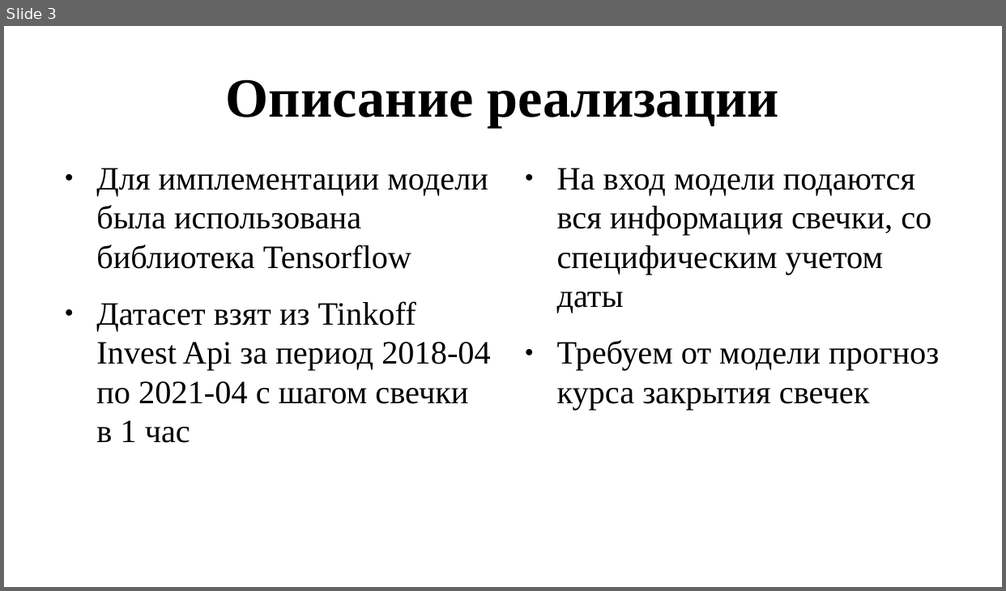
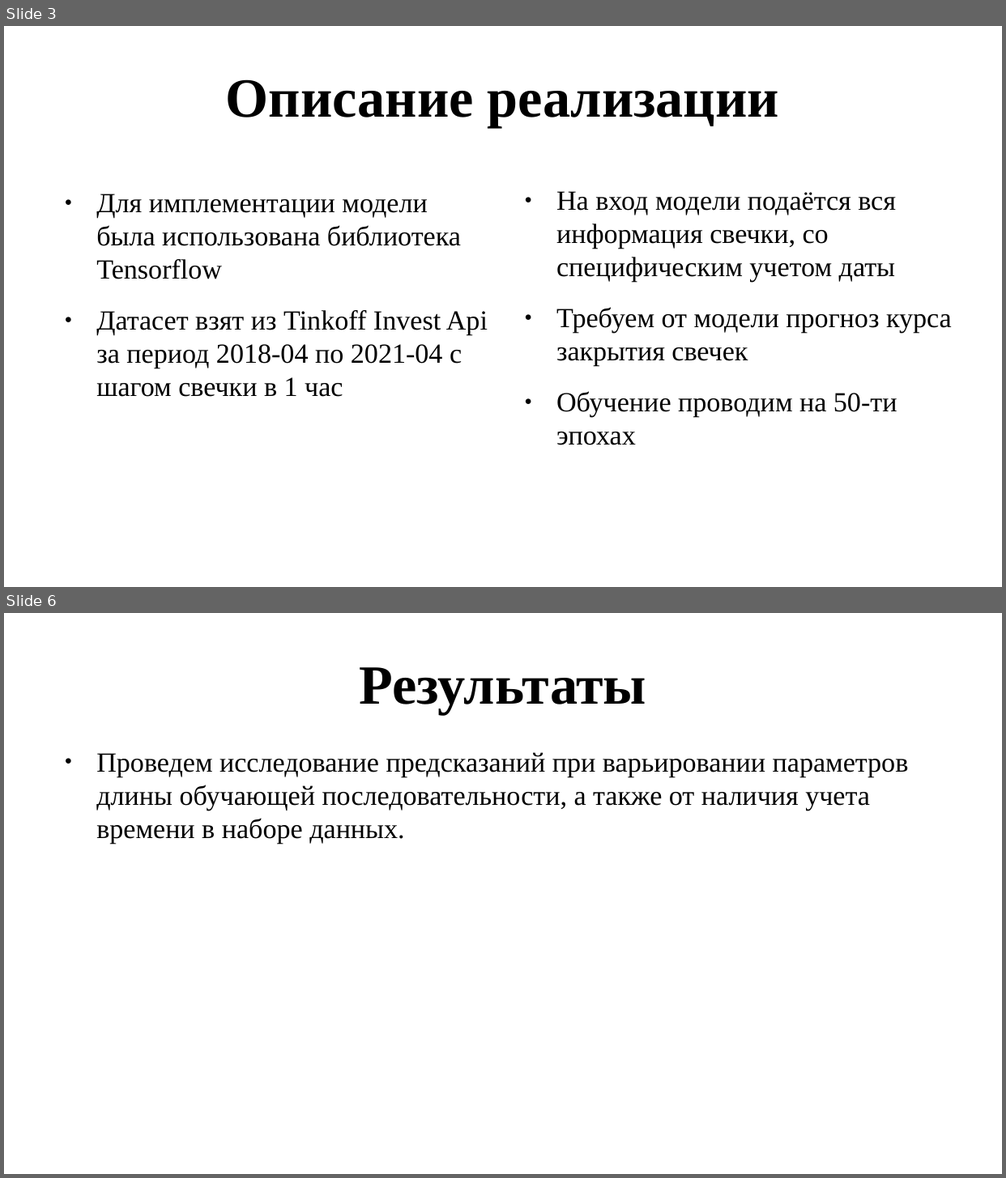
Before and after one commit to NOTfedos/neurorep, a slide deck: presa.pptx. Shown one above the other, each under a label of ours: slide 3 before the commit, slides 3 and 6 after it; the slides between them are not shown. The pictures are 1006x591 and 1006x1178 pixels, drawn with LibreOffice and Linux fonts; fonts in the diff are those of the drawing. Boxes give left, top, right and bottom in pixels: in the first picture for what was removed or moved away, otherwise in the second. Text is boxed around its words. In the diff, an @@ line names an element or a change of style, - is before the commit and + after.

```diff
--- a/presa.pptx
+++ b/presa.pptx
@@ slide 6 added at (4, 613, 1002, 1174), background #FFFFFF @@
@@ text added at (359, 667, 646, 715), 44 pt, text #000000, bold @@
+Результаты
@@ text added at (96, 752, 909, 844), 22 pt, text #000000 @@
+● Проведем исследование предсказаний при варьировании параметров длины обучающей последовательности, а также от наличия учета времени в наборе данных.
@@ slide 3 changed as well @@
@@ text "Для имплементации модели была использована ...": place and size @@
-text "Для имплементации модели была использована ..." at (96, 168, 491, 443)
+text "Для имплементации модели была использована ..." at (96, 194, 488, 397)
@@ text "Для имплементации модели была использована ..." at (96, 194, 488, 397): size 26 to 22 pt @@
@@ text "На вход модели подаётся вся ...": place and size @@
-text "На вход модели подаётся вся ..." at (557, 168, 939, 410)
+text "На вход модели подаётся вся ..." at (556, 191, 952, 446)
@@ text at (556, 191, 896, 282): text changed; size 26 to 22 pt @@
-● На вход модели подаются вся информация свечки, со специфическим учетом даты
+● На вход модели подаётся вся информация свечки, со специфическим учетом даты
@@ text at (556, 307, 952, 366): size 26 to 22 pt in "Требуем от модели прогноз курса закрытия свечек" @@
@@ text at (556, 391, 897, 446): paragraph added @@
+● Обучение проводим на 50-ти эпохах
```
Also in this commit, not shown: 8 other slides added, 1 slide removed, 35 other files.
